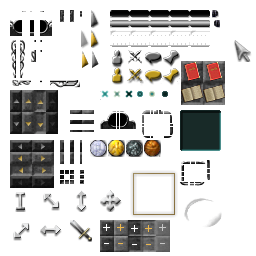
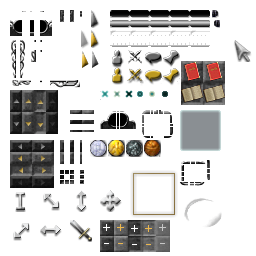
Layer changes from the first (256, 256) image to the second:
added layer "A_RecessedBox Transparent" above "A_RecessedBox Opaque" over left=180, top=110, right=221, bottom=151
renamed "A_RecessedBox" to "A_RecessedBox Opaque", hid it over left=180, top=110, right=221, bottom=151
